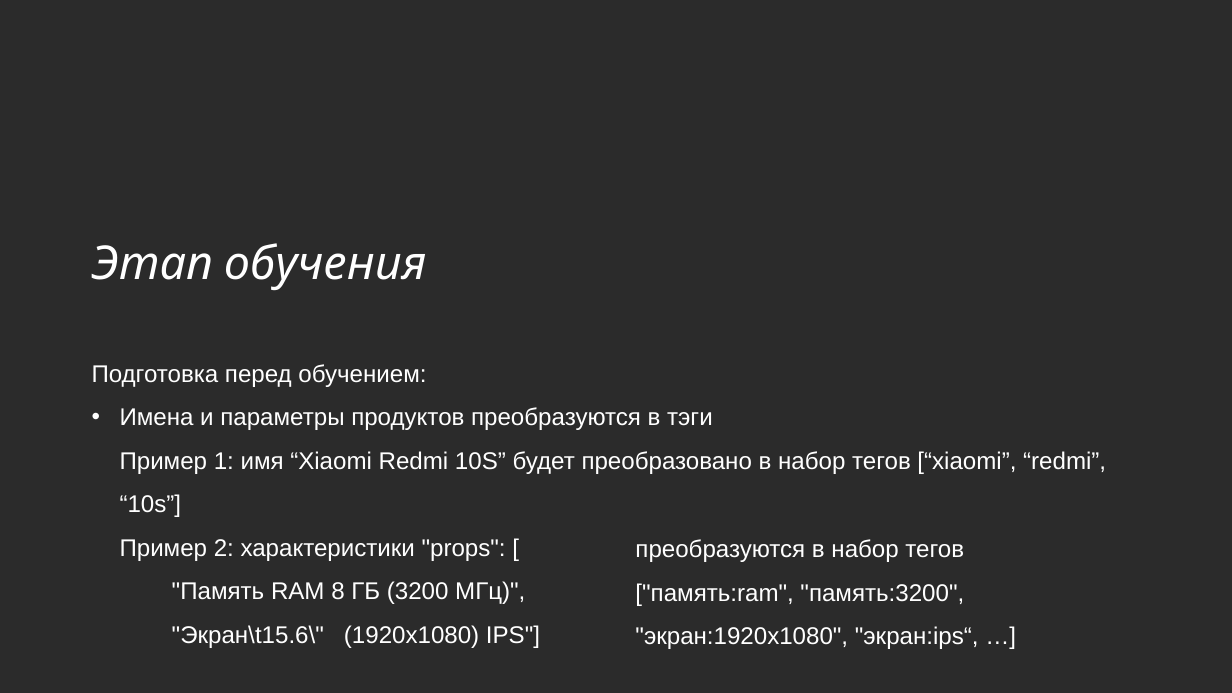
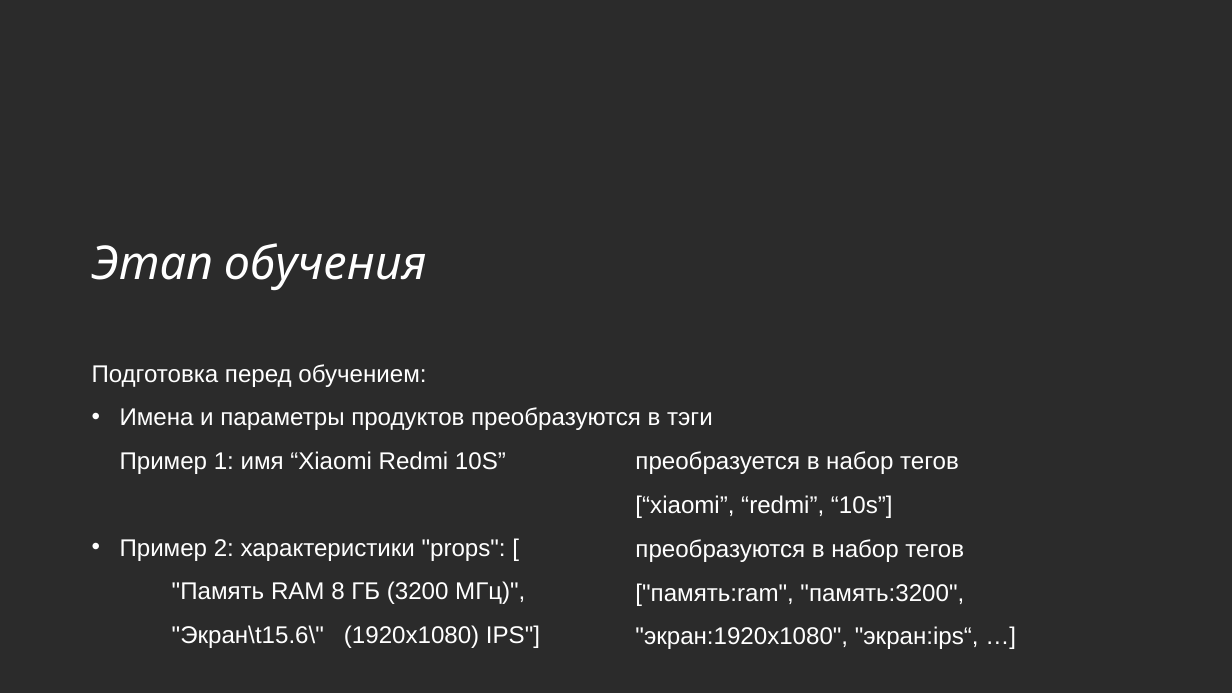
Before and after one commit to Stanislav-Povolotsky/agora-hackaton-2022, a slide deck: slide 3 of docs/AGORA HACK - 1 КЕЙС - 100zers.pptx. Drawn at 1232x693 pixels with LibreOffice and Linux fonts; fonts in the diff are those of the drawing; background and template pictures are left out; a plain dark background stands for a picture behind light text. Boxes give left, top, right and bottom in pixels: in the first picture for what was removed or moved away, otherwise in the second. Text is boxed around its words. In the diff, an @@ line names an element or a change of style, - is before the commit and + after.

```diff
--- a/docs/AGORA HACK - 1 КЕЙС - 100zers.pptx
+++ b/docs/AGORA HACK - 1 КЕЙС - 100zers.pptx
@@ text at (120,407,713,561): text changed @@
-• Имена и параметры продуктов преобразуются в тэги
-  Пример 1: имя “Xiaomi Redmi 10S” будет преобразовано в набор тегов [“xiaomi”, “redmi”, “10s”]
-  Пример 2: характеристики "props": [
+• Имена и параметры продуктов преобразуются в тэги
+  Пример 1: имя “Xiaomi Redmi 10S”
+• Пример 2: характеристики "props": [
@@ text added at (635,451,959,518), 31 pt, text #FFFFFF @@
+преобразуется в набор тегов
+[“xiaomi”, “redmi”, “10s”]
```
Also in this commit, not shown: 3 other slides changed.
